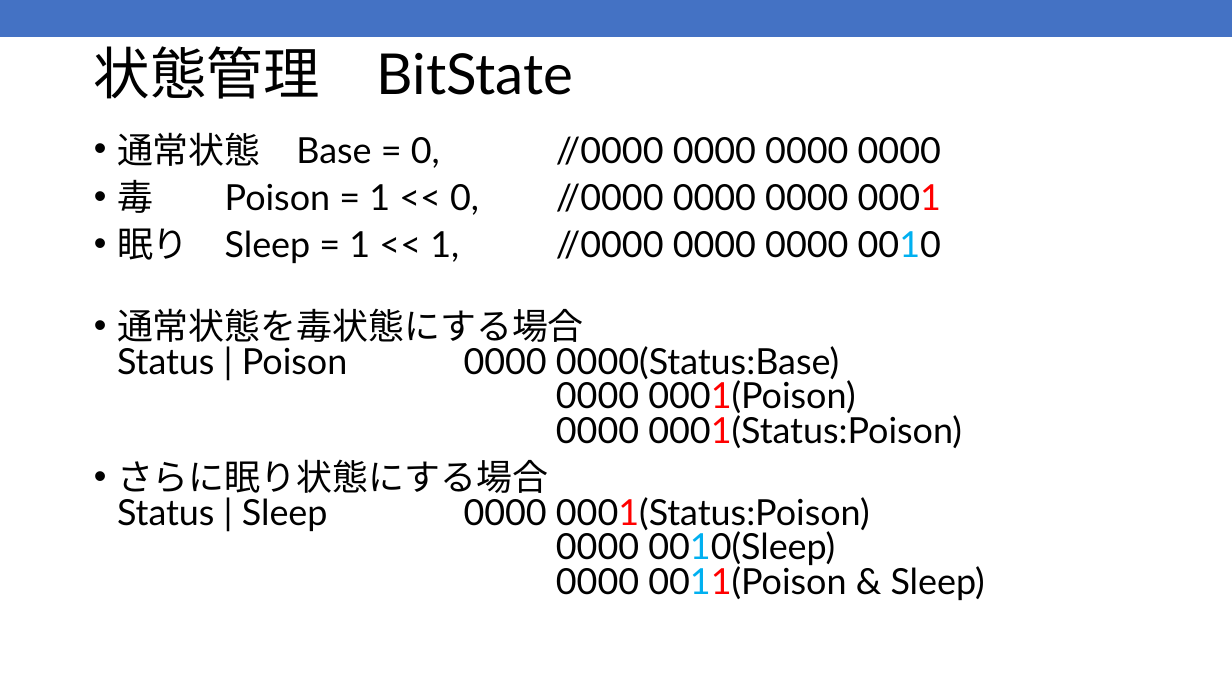
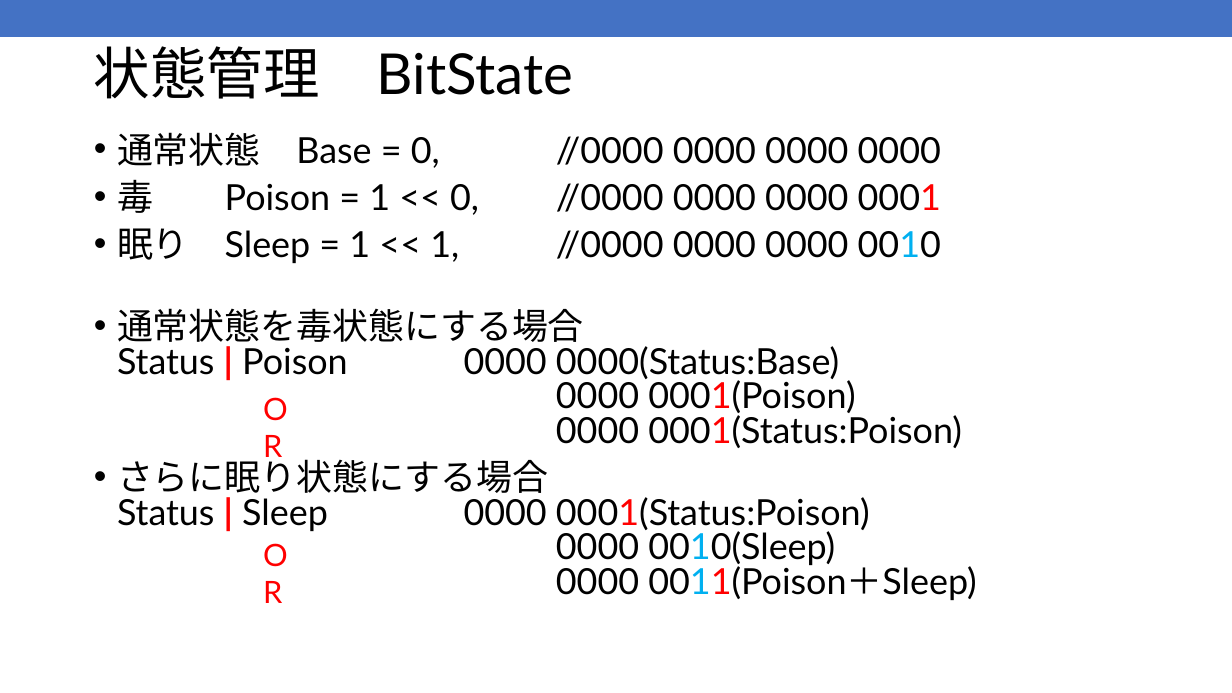
Before and after one commit to kic-murata/cpp2025, a slide deck: slide 13 of 授業資料/授業資料：ビット処理.pptx. Drawn at 1232x693 pixels with LibreOffice and Linux fonts; fonts in the diff are those of the drawing. Boxes give left, top, right and bottom in pixels: in the first picture for what was removed or moved away, otherwise in the second. Text is boxed around its words. In the diff, an @@ line names an element or a change of style, - is before the commit and + after.

```diff
--- a/授業資料/授業資料：ビット処理.pptx
+++ b/授業資料/授業資料：ビット処理.pptx
@@ text at [117,308,962,448]: text colour #000000 to #FF0000, bold on in "|" @@
@@ text added at [254,385,311,432], 24 pt, text #FF0000 @@
+OR
@@ text at [117,454,976,600]: text changed @@
-• さらに眠り状態にする場合
-  Status | Sleep 0000 0001(Status:Poison)
-  0000 0010(Sleep)
-  0000 0011(Poison & Sleep)
+• さらに眠り状態にする場合
+  Status | Sleep 0000 0001(Status:Poison)
+  0000 0010(Sleep)
+  0000 0011(Poison＋Sleep)
@@ text added at [254,531,311,578], 24 pt, text #FF0000 @@
+OR
```
Also in this commit, not shown: 11 other slides changed, 12 slides added, 4 other files.
